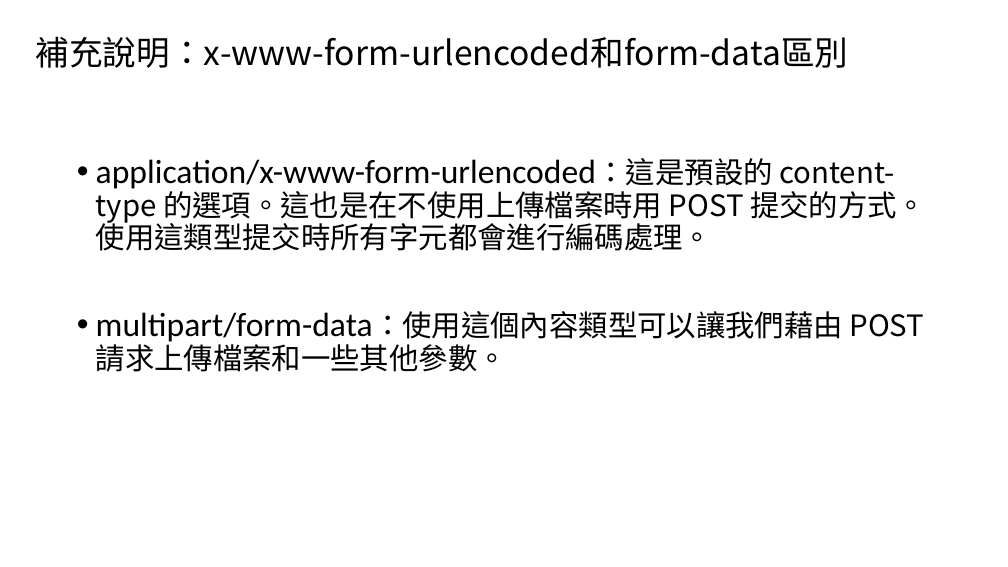
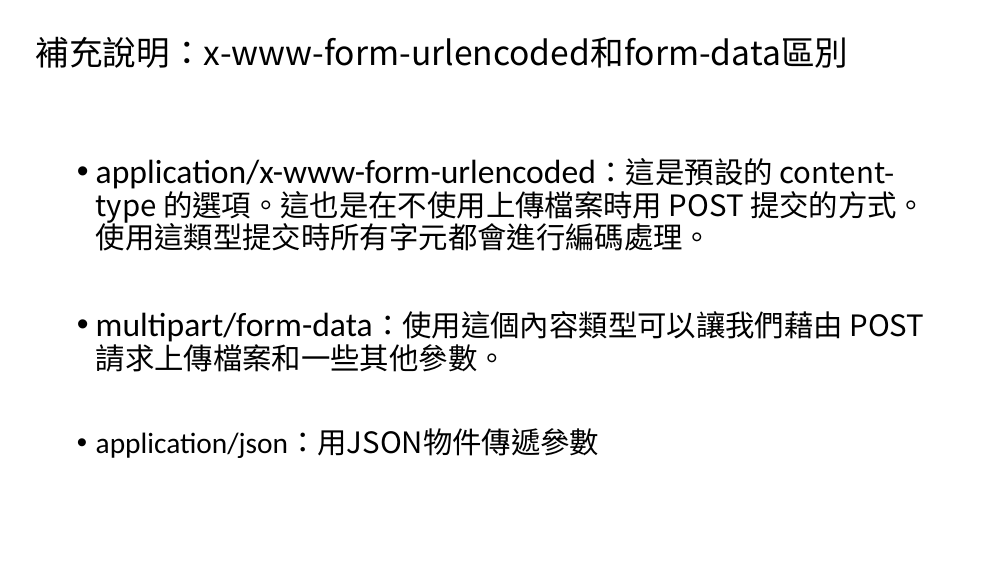
Before and after one commit to HueiYou/WebApiPractice, a slide deck: slide 33 of Web API教學與實做.pptx (slide 32 before the commit). Drawn at 1008x567 pixels with LibreOffice and Linux fonts; fonts in the diff are those of the drawing. Boxes give left, top, right and bottom in pixels: in the first picture for what was removed or moved away, otherwise in the second. Text is boxed around its words. In the diff, an @@ line names an element or a change of style, - is before the commit and + after.

```diff
--- a/Web API教學與實做.pptx
+++ b/Web API教學與實做.pptx
@@ text at (x1=96, y1=429, x2=599, y2=458): paragraph added @@
+• application/json：用JSON物件傳遞參數
```
Also in this commit, not shown: 6 other slides changed, 1 slide added.
